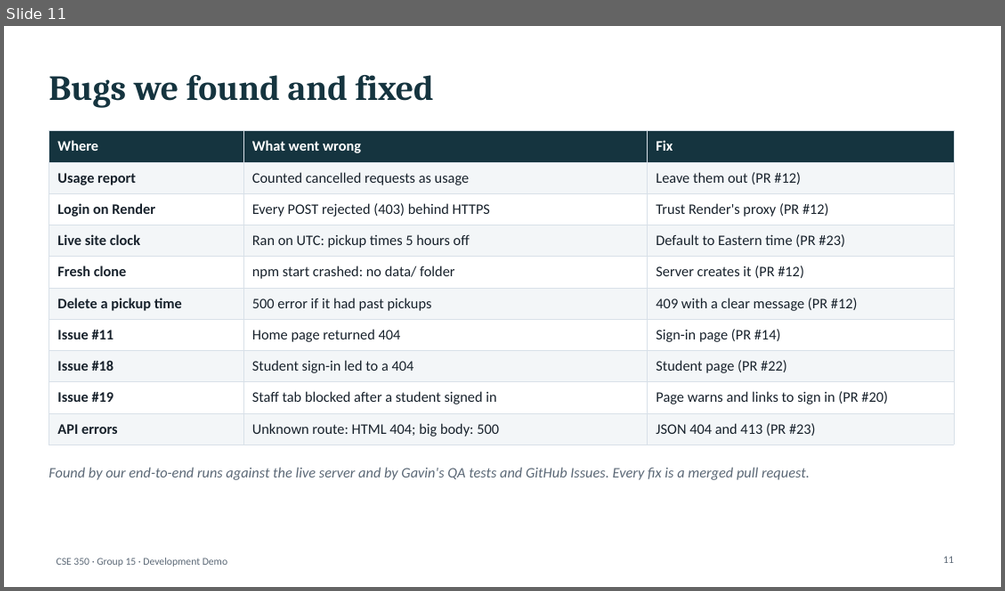
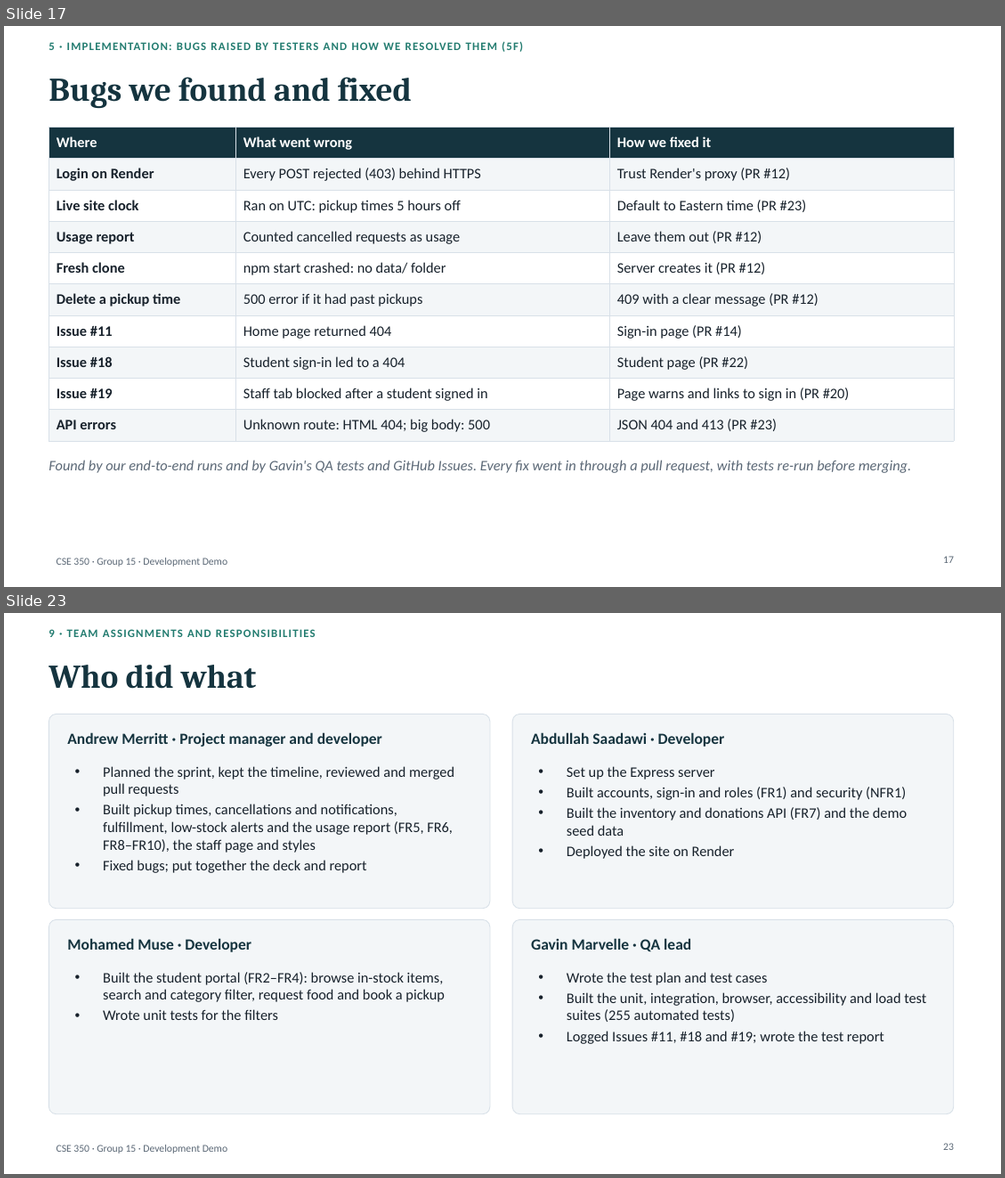
Before and after one commit to a0merr/University-Food-Pantry-CSE-350-, a slide deck: docs/presentation/CSE350_Demo_Deck_DRAFT.pptx. Shown one above the other, each under a label of ours: slide 11 before the commit, slides 17 and 23 after it; the slides between them are not shown. The pictures are 1005x591 and 1005x1178 pixels, drawn with LibreOffice and Linux fonts; fonts in the diff are those of the drawing. Boxes give left, top, right and bottom in pixels: in the first picture for what was removed or moved away, otherwise in the second. Text is boxed around its words. In the diff, an @@ line names an element or a change of style, - is before the commit and + after.

```diff
--- a/docs/presentation/CSE350_Demo_Deck_DRAFT.pptx
+++ b/docs/presentation/CSE350_Demo_Deck_DRAFT.pptx
@@ slide 23 added at (x1=4, y1=613, x2=1001, y2=1174), background #FFFFFF; not listed: 1 template element that a slide beside it also shows @@
@@ text added at (x1=48, y1=629, x2=316, y2=637), 11 pt, text #237C70, bold @@
+9 · TEAM ASSIGNMENTS AND RESPONSIBILITIES
@@ title added at (x1=48, y1=665, x2=256, y2=689), 32 pt, text #15343F, bold @@
+Who did what
@@ rounded rectangle added at (x1=48, y1=714, x2=490, y2=908), fill #F3F6F8, outline #D8E0E8 0.75 pt @@
@@ rounded rectangle added at (x1=512, y1=714, x2=954, y2=908), fill #F3F6F8, outline #D8E0E8 0.75 pt @@
@@ text added at (x1=67, y1=732, x2=382, y2=747), 15 pt, text #15343F, bold @@
+Andrew Merritt · Project manager and developer
@@ text added at (x1=531, y1=732, x2=725, y2=747), 15 pt, text #15343F, bold @@
+Abdullah Saadawi · Developer
@@ text added at (x1=103, y1=766, x2=454, y2=873), 14 pt, text #17212B @@
+• Planned the sprint, kept the timeline, reviewed and merged pull requests
+• Built pickup times, cancellations and notifications, fulfillment, low-stock alerts and the usage report (FR5, FR6, FR8–FR10), the staff page and styles
+• Fixed bugs; put together the deck and report
@@ text added at (x1=566, y1=766, x2=906, y2=859), 14 pt, text #17212B @@
+• Set up the Express server
+• Built accounts, sign-in and roles (FR1) and security (NFR1)
+• Built the inventory and donations API (FR7) and the demo seed data
+• Deployed the site on Render
@@ rounded rectangle added at (x1=48, y1=919, x2=490, y2=1114), fill #F3F6F8, outline #D8E0E8 0.75 pt @@
@@ rounded rectangle added at (x1=512, y1=919, x2=954, y2=1114), fill #F3F6F8, outline #D8E0E8 0.75 pt @@
@@ text added at (x1=67, y1=938, x2=251, y2=952), 15 pt, text #15343F, bold @@
+Mohamed Muse · Developer
@@ text added at (x1=531, y1=938, x2=691, y2=952), 15 pt, text #15343F, bold @@
+Gavin Marvelle · QA lead
@@ text added at (x1=103, y1=972, x2=445, y2=1020), 14 pt, text #17212B @@
+• Built the student portal (FR2–FR4): browse in-stock items, search and category filter, request food and book a pickup
+• Wrote unit tests for the filters
@@ text added at (x1=566, y1=972, x2=926, y2=1044), 14 pt, text #17212B @@
+• Wrote the test plan and test cases
+• Built the unit, integration, browser, accessibility and load test suites (255 automated tests)
+• Logged Issues #11, #18 and #19; wrote the test report
@@ page number added at (x1=943, y1=1143, x2=954, y2=1150), 10 pt, text #5B6876 @@
+23
@@ what was slide 11 is now slide 17 @@
@@ slide 17 changed as well @@
@@ text added at (x1=48, y1=41, x2=523, y2=52), 11 pt, text #237C70, bold @@
+5 · IMPLEMENTATION: BUGS RAISED BY TESTERS AND HOW WE RESOLVED THEM (5F)
@@ title "Bugs we found and fixed" at (x1=48, y1=77, x2=412, y2=109): size 34 to 32 pt @@
@@ table at (x1=48, y1=127, x2=954, y2=435) @@
-row 1: Where | What went wrong | Fix
-row 2: Usage report | Counted cancelled requests as usage | Leave them out (PR #12)
+row 1: Where | What went wrong | How we fixed it
+row 4: Usage report | Counted cancelled requests as usage | Leave them out (PR #12)
@@ table moved from (x1=48, y1=131, x2=954, y2=440) to (x1=48, y1=127, x2=954, y2=435) @@
@@ text at (x1=48, y1=459, x2=911, y2=473): text changed @@
-Found by our end-to-end runs against the live server and by Gavin's QA tests and GitHub Issues. Every fix is a merged pull request.
+Found by our end-to-end runs and by Gavin's QA tests and GitHub Issues. Every fix went in through a pull request, with tests re-run before merging.
@@ page number at (x1=943, y1=556, x2=954, y2=563): text changed @@
-11
+17
```
Also in this commit, not shown: 11 other slides changed, 12 other slides added, 1 slide removed, 5 other files.
